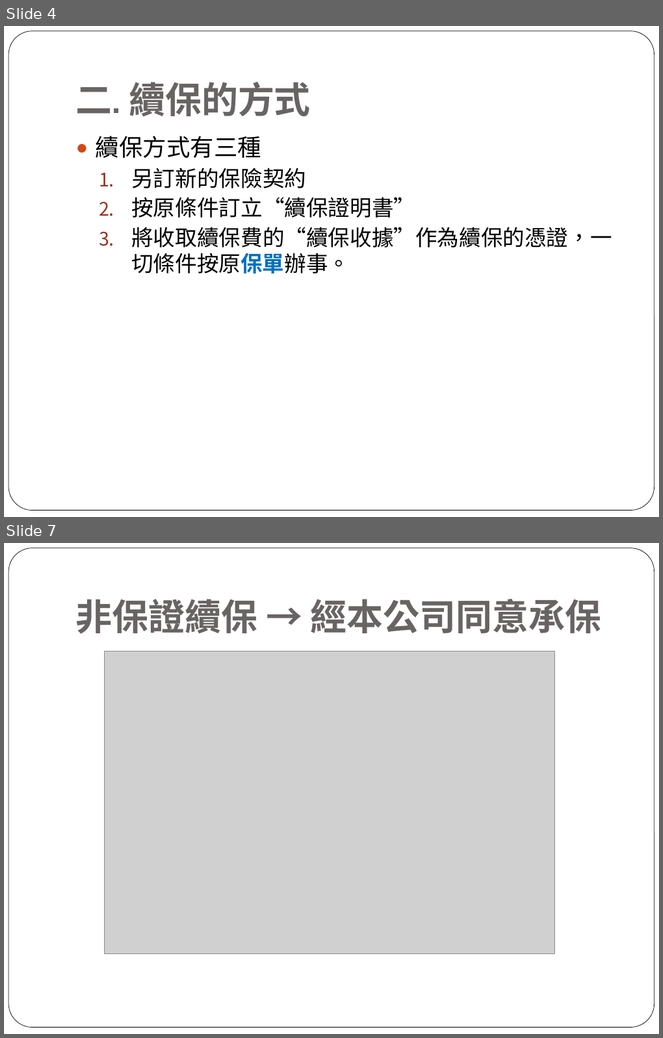
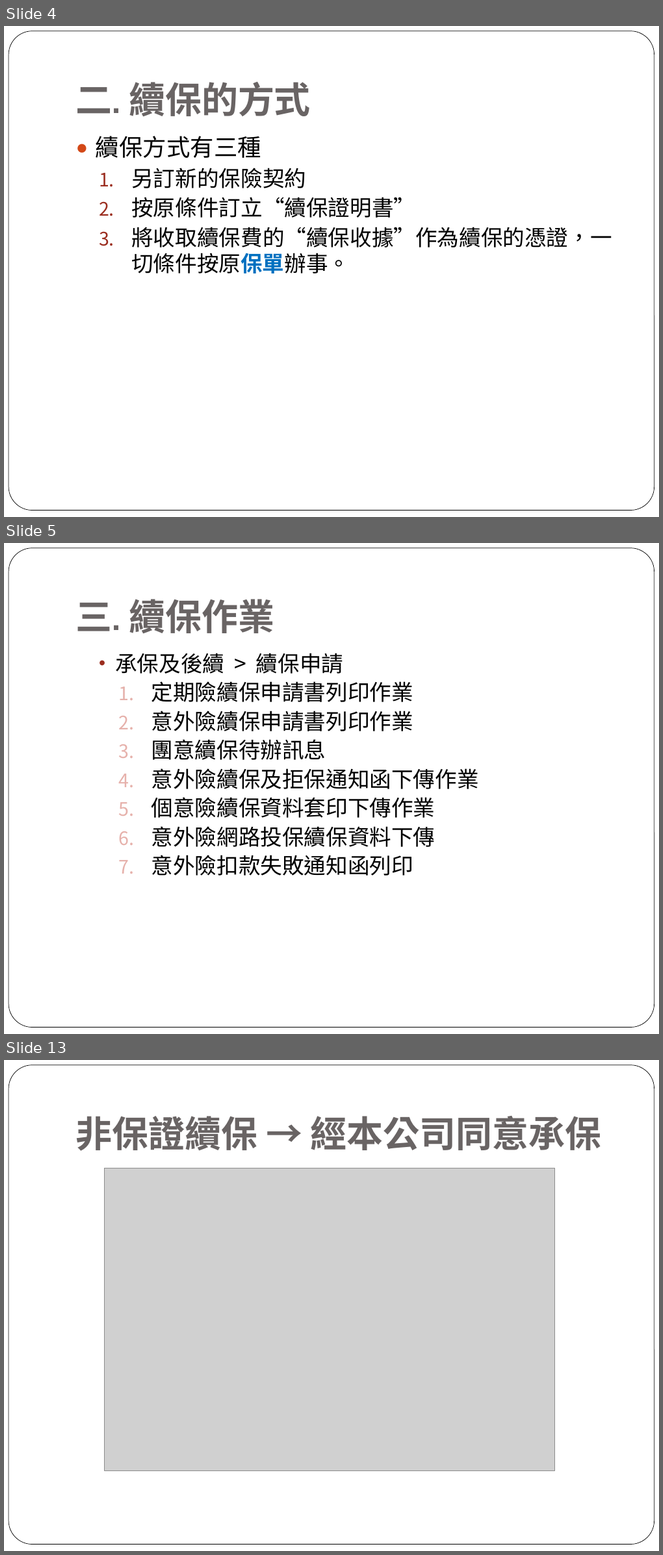
Before and after one commit to tale123456789/Resource, a slide deck: 續保作業.pptx. Shown one above the other, each under a label of ours: slides 4 and 7 before the commit, slides 4, 5 and 13 after it; the slides between them are not shown. The pictures are 663x1038 and 663x1555 pixels, drawn with LibreOffice and Linux fonts; fonts in the diff are those of the drawing; grey boxes stand for pictures. Boxes give left, top, right and bottom in pixels: in the first picture for what was removed or moved away, otherwise in the second. Text is boxed around its words. In the diff, an @@ line names an element or a change of style, - is before the commit and + after.

```diff
--- a/續保作業.pptx
+++ b/續保作業.pptx
@@ slide 5 added at <box>4,543,659,1034</box>, background #FFFFFF; not listed: 1 template element that a slide beside it also shows @@
@@ title added at <box>76,599,274,633</box>, 40 pt, text #696464, bold @@
+三. 續保作業
@@ text added at <box>115,653,479,876</box>, 24 pt, text #000000 @@
+  • 承保及後續 > 續保申請
+    1. 定期險續保申請書列印作業
+    2. 意外險續保申請書列印作業
+    3. 團意續保待辦訊息
+    4. 意外險續保及拒保通知函下傳作業
+    5. 個意險續保資料套印下傳作業
+    6. 意外險網路投保續保資料下傳
+    7. 意外險扣款失敗通知函列印
@@ what was slide 7 is now slide 13 @@
```
Also in this commit, not shown: 4 slides changed, 5 other slides added.
